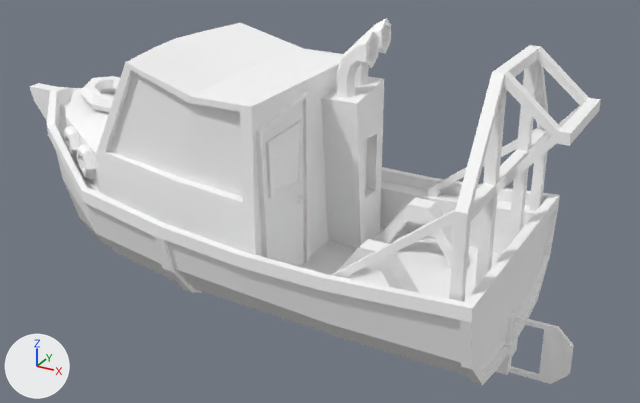
An edit to the FBX model boat/Assets/Models/Boat.fbx, drawn before and after from the same camera.
The view is the same before and after, from a camera (50 mm lens) standing at (0.0665, -0.1156, 0.0915) and looking at (0.0019, 0.002, 0.0327). The axes (+X, +Y, +Z) are drawn at lower left. The lights are the same throughout. Where no turn or scale is listed for an object, it has been applied to the vertices.

The scene before the commit, as lines of its bpy script (objects in view):
```python
me_mesh = bpy.data.meshes.new('Mesh')
me_mesh.from_pydata(...)  # 907 vertices, 856 faces; spans x -0.0523..0.0515, y -0.0208..0.0208, z -0.0034..0.0466
me_mesh.materials.append(mat_standardmaterial)  # its picture is missing
ob_boat = bpy.data.objects.new('Boat', me_mesh)
ob_boat.location = (-0.0059, 0.0, 0.0152)
```
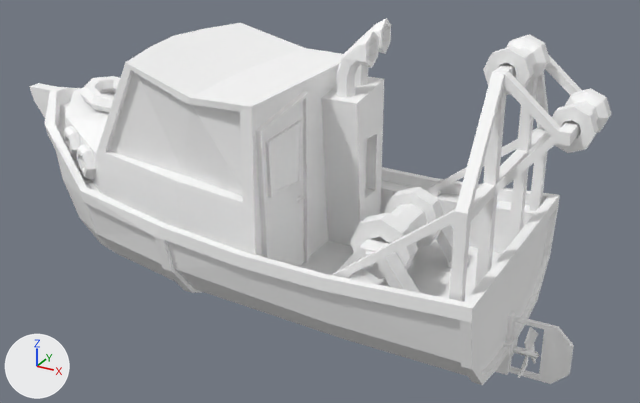
What differs and where, as boxes [x1, y1, x2, y2] in the pictures (640 x 403 px; the box of a moved part takes in the faces that stretch with it):
'Boat', reshaped
    before: [29, 18, 601, 385]
    after: [29, 18, 582, 385]
'Wheel_03', added
    after: [350, 187, 444, 279]
'Wheel_02', added
    after: [549, 88, 611, 153]
'Wheel_01', added
    after: [483, 34, 550, 96]
'Propeller', added
    after: [513, 327, 539, 378]
part 1 of me_mesh, moved or reshaped
    before: [46, 23, 343, 237]
    after: [45, 23, 343, 237]

The change, as a diff of the scene's bpy script:
```diff
--- a/boat/Assets/Models/Boat.fbx.py
+++ b/boat/Assets/Models/Boat.fbx.py
@@ me_mesh @@
 # used by ob_boat; location = (-0.0059, 0.0, 0.0152)
-me_mesh.from_pydata(...)  # 907 vertices, 856 faces; spans x -0.0523..0.0515, y -0.0208..0.0208, z -0.0034..0.0466
+me_mesh.from_pydata(...)  # 907 vertices, 1694 faces; spans x -0.0523..0.0515, y -0.0208..0.0208, z -0.0034..0.0466
+# me_mesh part 1: 9 vertices moved from x -0.0186..-0.0039, y -0.0163..0.0163, z 0.0376..0.042 to x -0.0186..-0.0039, y -0.0167..0.0167, z 0.0376..0.0425; 14 vertices removed from x -0.0388..-0.0033, y -0.0197..0.0197, z 0.0211..0.042; 14 vertices added at x -0.0391..-0.0033, y -0.0199..0.0199, z 0.0211..0.0424
 me_mesh.materials.append(mat_standardmaterial)
@@ me_mesh_002 @@
+me_mesh_002.from_pydata(...)  # 56 vertices, 96 faces; spans x -0.00952..0.0, y -0.00422..0.00404, z -0.00275..0.00463
+me_mesh_002.materials.append(mat_standardmaterial)  # its picture is missing
@@ me_mesh_1 @@
+me_mesh_1.from_pydata(...)  # 64 vertices, 128 faces; spans x -0.00316..0.00316, y -0.00471..0.00471, z -0.00316..0.00316
+me_mesh_1.materials.append(mat_standardmaterial)  # its picture is missing
@@ me_mesh_003 @@
+me_mesh_003.from_pydata(...)  # 78 vertices, 152 faces; spans x -0.005..0.005, y -0.0111..0.0111, z -0.005..0.005
+me_mesh_003.materials.append(mat_standardmaterial)  # its picture is missing
@@ me_mesh_001 @@
+me_mesh_001.from_pydata(...)  # 64 vertices, 128 faces; spans x -0.00316..0.00316, y -0.00471..0.00471, z -0.00316..0.00316
+me_mesh_001.materials.append(mat_standardmaterial)  # its picture is missing
@@ ob_propeller @@
+ob_propeller = bpy.data.objects.new('Propeller', me_mesh_002)
+ob_propeller.location = (0.0408, 0.0, 0.0162)
@@ ob_wheel_01 @@
+ob_wheel_01 = bpy.data.objects.new('Wheel_01', me_mesh_1)
+ob_wheel_01.location = (0.0333, 0.0, 0.0603)
@@ ob_wheel_03 @@
+ob_wheel_03 = bpy.data.objects.new('Wheel_03', me_mesh_003)
+ob_wheel_03.location = (0.0171, 0.0, 0.0316)
@@ ob_wheel_02 @@
+ob_wheel_02 = bpy.data.objects.new('Wheel_02', me_mesh_001)
+ob_wheel_02.location = (0.0425, 0.0, 0.0539)
```
